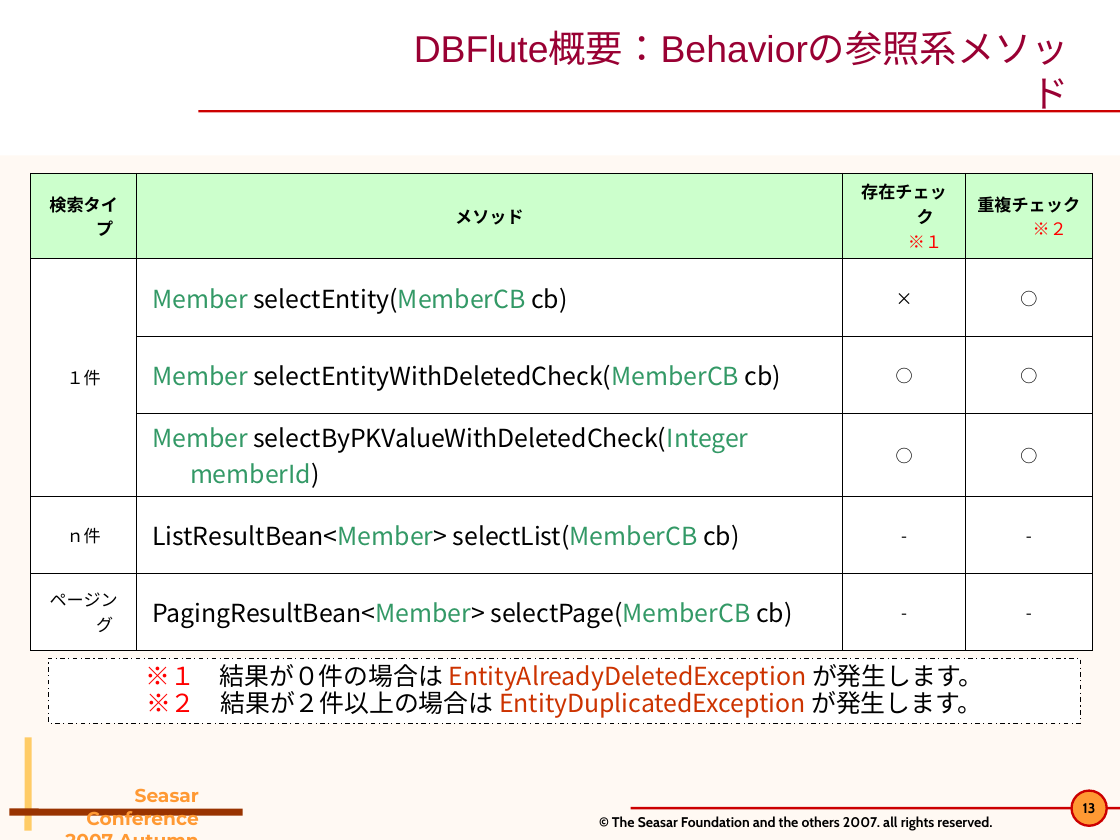
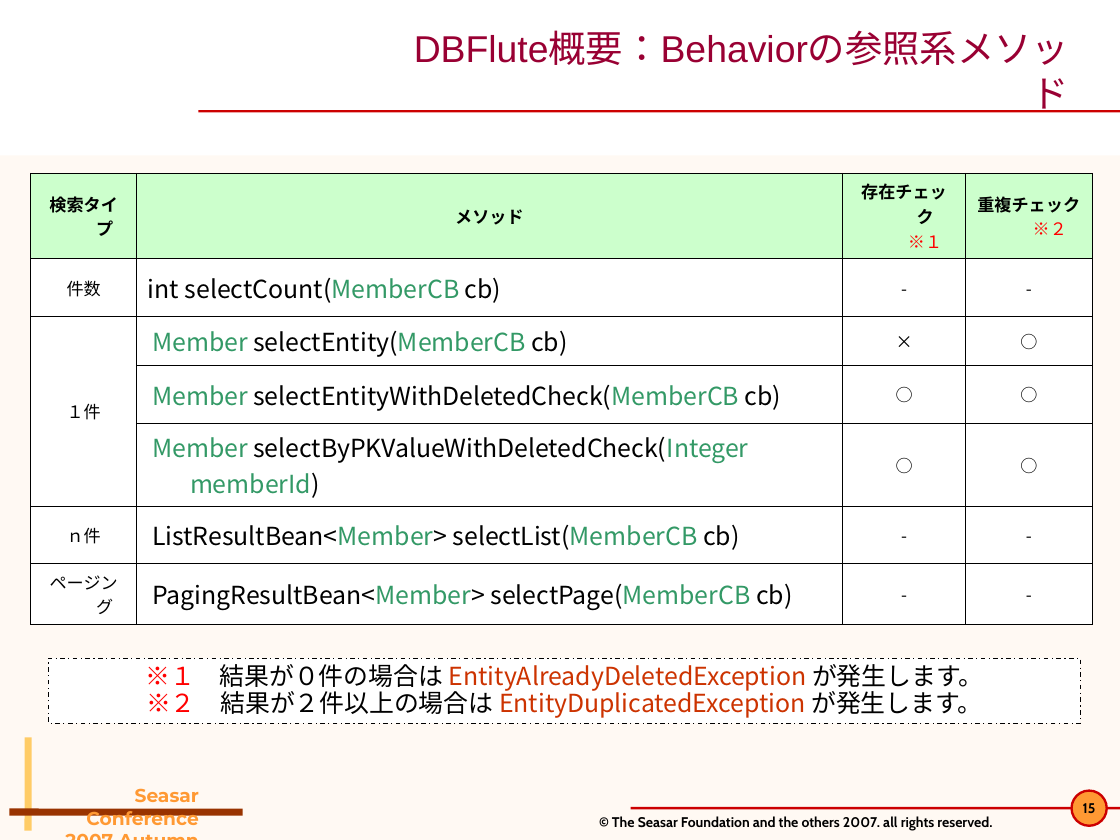
Before and after one commit to seasarorg/dbflute, a slide deck: slide 15 of dbflute/etc/doc/pres/sc2007a_2-DBFlute.ppt (slide 13 before the commit). Drawn at 1120x840 pixels with LibreOffice and Linux fonts; fonts in the diff are those of the drawing; background and template pictures are left out. Boxes give left, top, right and bottom in pixels: in the first picture for what was removed or moved away, otherwise in the second. Text is boxed around its words. In the diff, an @@ line names an element or a change of style, - is before the commit and + after.

```diff
--- a/dbflute/etc/doc/pres/sc2007a_2-DBFlute.ppt
+++ b/dbflute/etc/doc/pres/sc2007a_2-DBFlute.ppt
@@ table at [30, 174, 1092, 618] @@
+row 2: 件数 | int selectCount(MemberCB cb) | - | -
```
Also in this commit, not shown: 14 other slides changed, 2 slides added, 6 other files.
